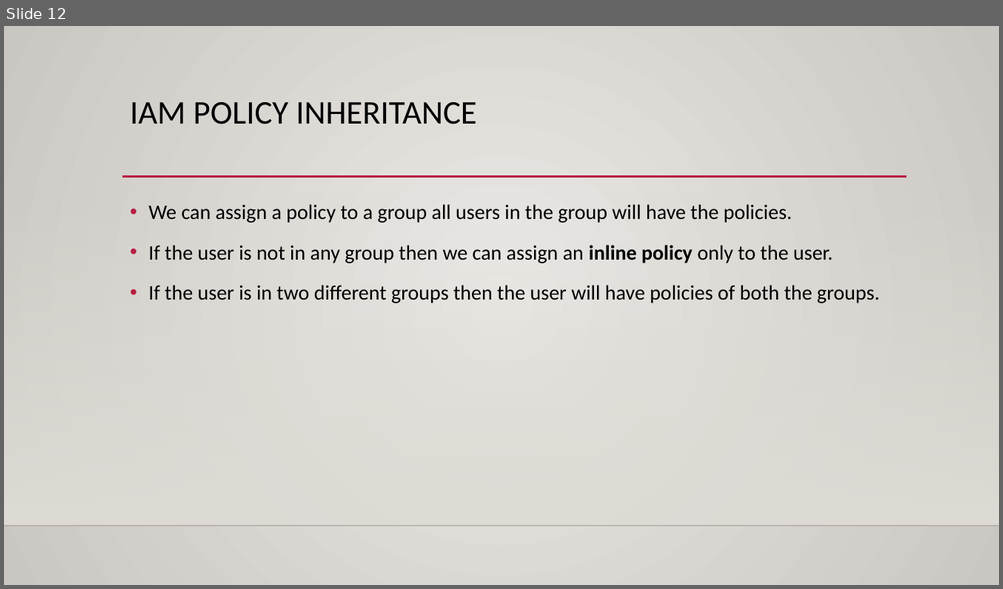
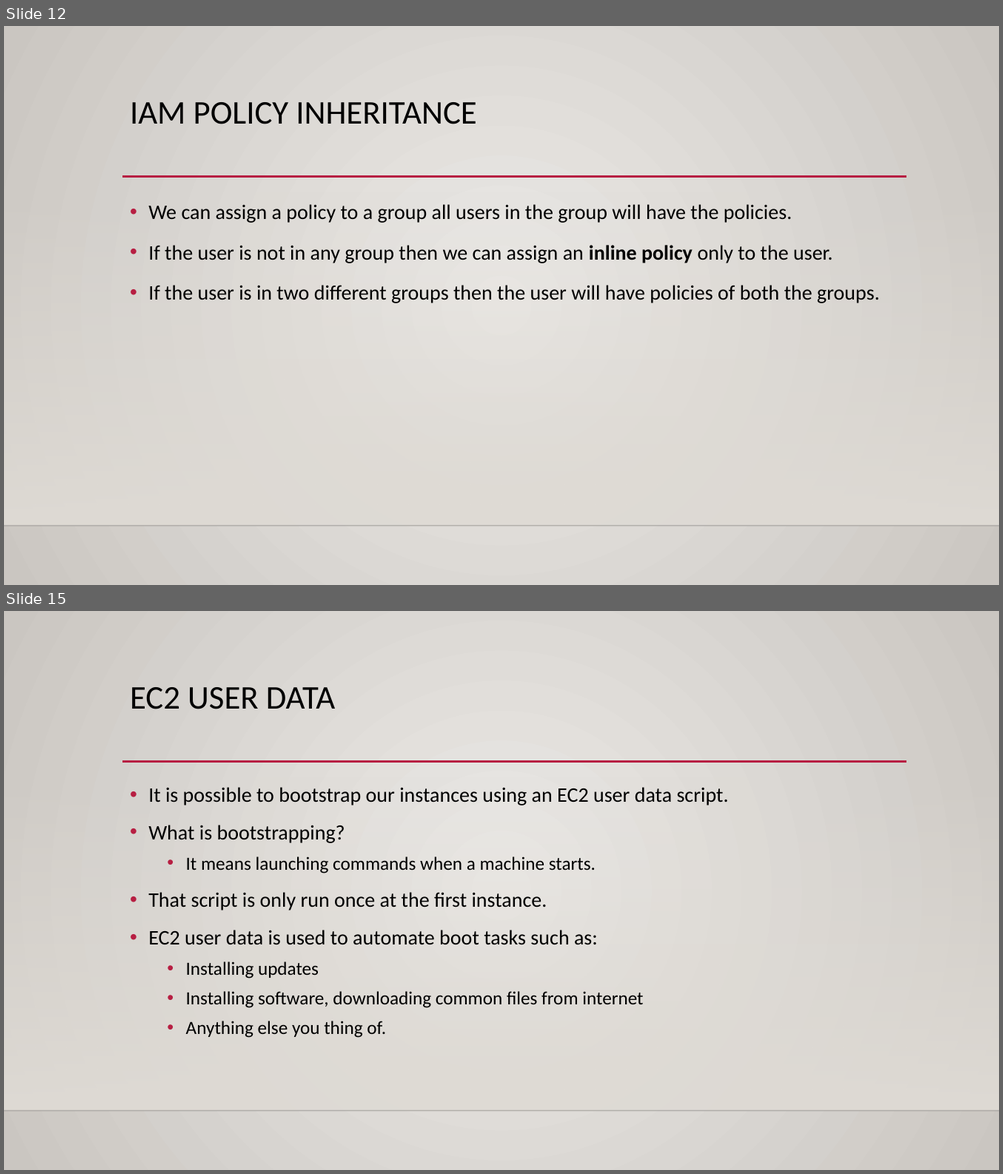
Before and after one commit to kushalnaidu007/AWS-Solution-Architect, a slide deck: AWS-SAA.pptx. Shown one above the other, each under a label of ours: slide 12 before the commit, slides 12 and 15 after it; the slides between them are not shown. The pictures are 1003x589 and 1003x1174 pixels, drawn with LibreOffice and Linux fonts; fonts in the diff are those of the drawing; background and template pictures are left out. Boxes give left, top, right and bottom in pixels: in the first picture for what was removed or moved away, otherwise in the second. Text is boxed around its words. In the diff, an @@ line names an element or a change of style, - is before the commit and + after.

```diff
--- a/AWS-SAA.pptx
+++ b/AWS-SAA.pptx
@@ slide 15 added at (4, 611, 999, 1170), background gradient #ECEAE7 to #CAC7C1; not listed: 3 template elements that a slide beside it also shows @@
@@ title added at (130, 687, 336, 709), 32 pt, text #000000 @@
+EC2 USER DATA
@@ text added at (148, 787, 728, 1038), 20 pt, text #000000 @@
+• It is possible to bootstrap our instances using an EC2 user data script.
+• What is bootstrapping?
+  • It means launching commands when a machine starts.
+• That script is only run once at the first instance.
+• EC2 user data is used to automate boot tasks such as:
+  • Installing updates
+  • Installing software, downloading common files from internet
+  • Anything else you thing of.
```
Also in this commit, not shown: 9 other slides added.
